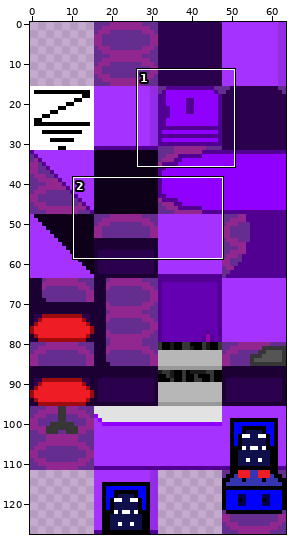
Sprite sheet -- sprites/spr_cafetitles/layers/9fedfc14-2dbe-4f72-96f1-7571d327bab7/b750b000-900b-4263-be15-563f6cc63982.png. Above: a wide view before the commit, with the close-up outlined.
Close-up. Before the commit:
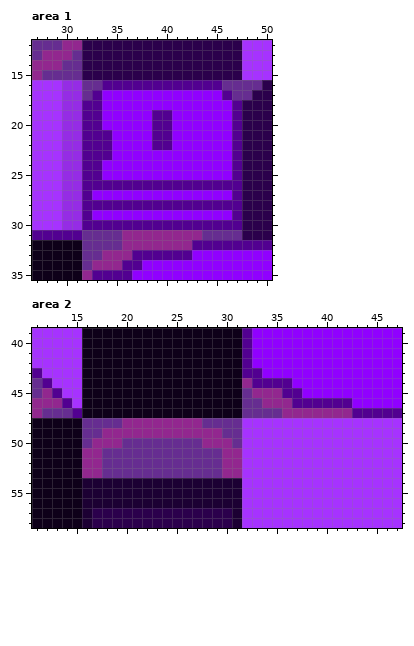
The file is 64x128 pixels. Colours within 5 levels of each other are drawn and written as one. Shown: area 1: x 27..50, y 12..35; area 2: x 11..47, y 39..58. The commit also changed other parts of the picture, which this record leaves out.
New version:
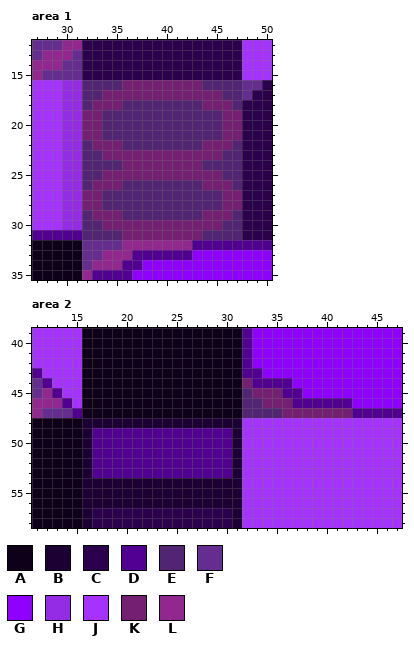
Palette (. is transparent): A #0e0019  B #1c0033  C #2b004c  D #520091  E #512474  F #662d91  G #9000ff  H #952ce5  J #a632ff  K #741f72  L #92278f
Edits made:
Area 1:
y 16: x 32..47 FFDDDDDDDDDDDDFF -> EEEEKKKKKKKKEEEE
y 17: x 32..47 FDGGGGGGGGGGGGDF -> EEKKKKKKKKKKKKEE
y 18: x 32..47 DDGGGGGGGGGGGGGD -> EKKKEEEEEEEEKKKE
y 19..20: x 32..47 DDGGGGGDDGGGGGGD -> KKEEEEEEEEEEEEKK
y 21: x 32..47 DDDGGGGDDGGGGGGD -> KKEEEEEEEEEEEEKK
y 22: x 32..47 DDDGGGGDDGGGGGGD -> EKKKEEEEEEEEKKKE
y 23: x 32..47 DDDGGGGGGGGGGGGD -> EEKKKKKKKKKKKKEE
y 24: x 32..47 DDGGGGGGGGGGGGGD -> EEEEKKKKKKKKEEEE
y 25: x 32..47 DDGGGGGGGGGGGGGD -> EEKKKKKKKKKKKKEE
y 26: x 32..47 DDDDDDDDDDDDDDDD -> EKKKEEEEEEEEKKKE
y 27: x 32..47 DGGGGGGGGGGGGGGD -> KKEEEEEEEEEEEEKK
y 28: x 32..47 DDDDDDDDDDDDDDDD -> KKEEEEEEEEEEEEKK
y 29: x 32..47 DGGGGGGGGGGGGGGD -> EKKKEEEEEEEEKKKE
y 30: x 32..47 DDDDDDDDDDDDDDDD -> EEKKKKKKKKKKKKEE
y 31: x 32..47 FFFFLLLLLLLLFFFF -> EEEEKKKKKKKKEEEE
Area 2:
y 44: x 32 L -> K
y 45: x 32..35 FLLL -> EKKK
y 46: x 32..36 FFLLL -> EEKKK
y 47: x 32..42 FFFFLLLLLLL -> EEEEKKKKKKK
y 48: x 16..31 FFFFLLLLLLLLFFFF -> BBBBBBBBBBBBBBBB
y 49: x 16..31 FFLLLLLLLLLLLLFF -> BDDDDDDDDDDDDDDB
y 50: x 16..31 FLLLFFFFFFFFLLLF -> BDDDDDDDDDDDDDDB
y 51..53: x 16..31 LLFFFFFFFFFFFFLL -> BDDDDDDDDDDDDDDB
